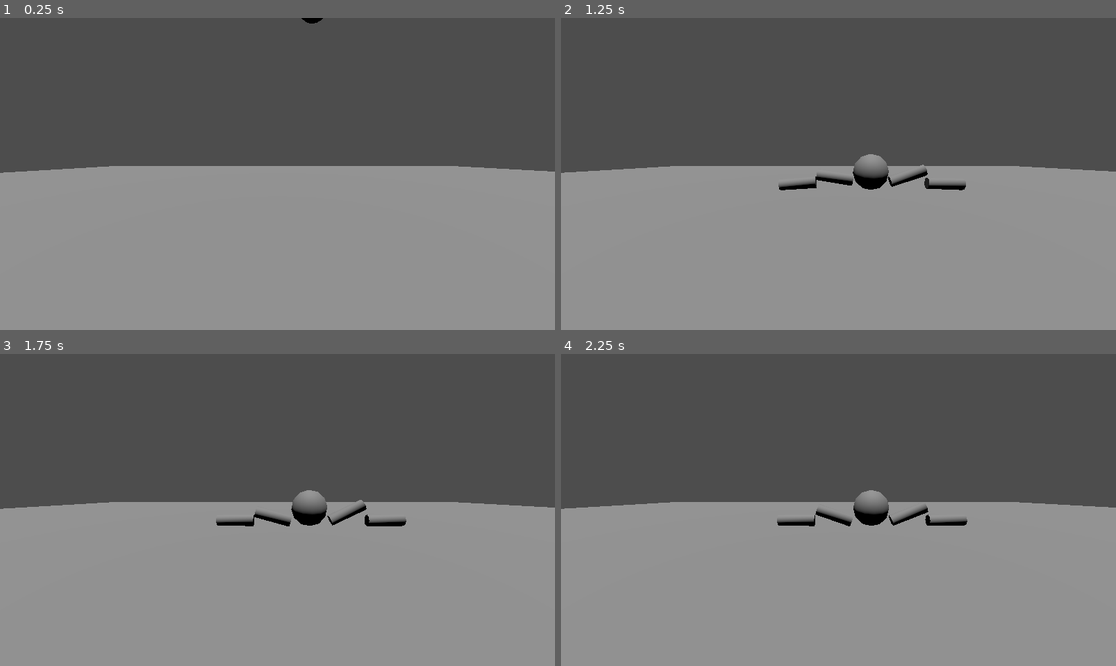
Above: before the commit, frames 1-4 (two rows, left to right).
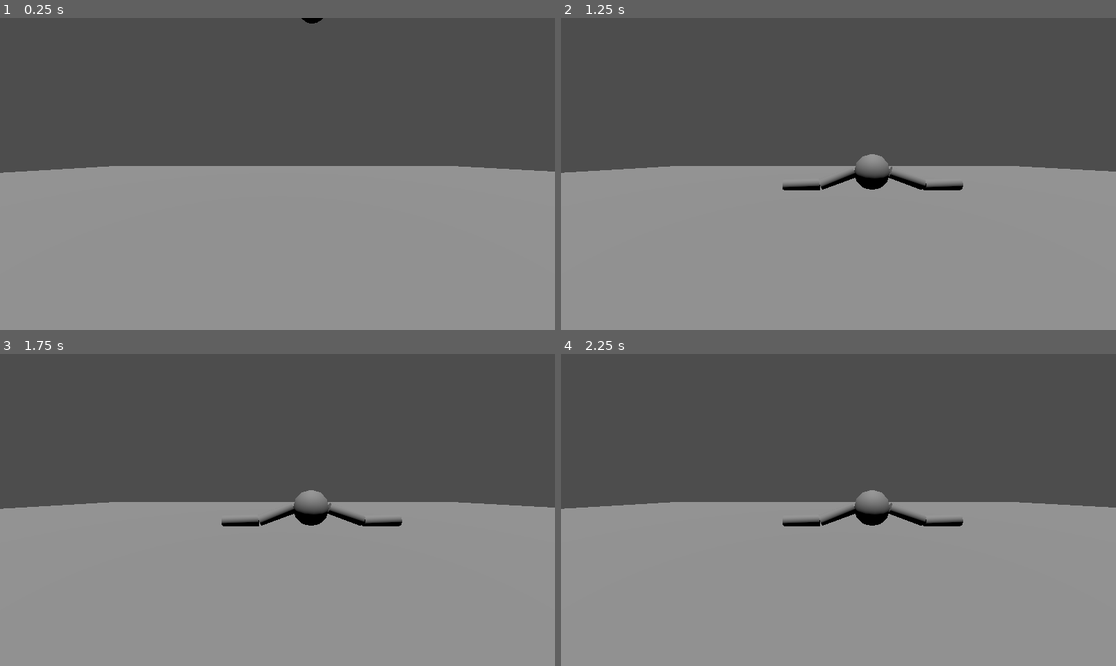
Above: after the commit, the same moments.

Repository: borbware/FGJ24
Game: Godot game, scene res://scenes/level_template.tscn
Same seed, same stepped clock (60 frames per second), same inputs: the game is played once before the commit and once after it.
Inputs:
- Up to frame 1 (0.25 s): no input
- Up to frame 2 (1.25 s): no input
- Up to frame 3 (1.75 s): no input
- Up to frame 4 (2.25 s): no input

Frame 1 is identical in both runs. In frame 2, 0.7% of the frame differs, in the area x 39-73%, y 43-56%; in frame 3, 0.7%; in frame 4, 0.7%.

Commit message:
something

Diff:
--- a/scenes/arm.tscn
+++ b/scenes/arm.tscn
@@ -5,12 +5,12 @@
 [node name="Arm1" type="Node3D"]
 
 [node name="Generic6DOFJoint3D2" type="ConeTwistJoint3D" parent="."]
-transform = Transform3D(1, 0, 0, 0, 1, 0, 0, 0, 1, 0.5, 0, 0)
+transform = Transform3D(1, 0, 0, 0, 1, 0, 0, 0, 1, 1.5, 0, 0)
 node_a = NodePath("../ArmBody2")
 node_b = NodePath("../ArmBody")
 
 [node name="Generic6DOFJoint3D" type="ConeTwistJoint3D" parent="."]
-transform = Transform3D(1, 0, 0, 0, 1, 0, 0, 0, 1, 1.5, 0, 0)
+transform = Transform3D(1, 0, 0, 0, 1, 0, 0, 0, 1, 0.5, 0, 0)
 node_b = NodePath("../ArmBody")
 
 [node name="ArmBody" parent="." instance=ExtResource("1_xqvm1")]
--- a/scenes/level_template.tscn
+++ b/scenes/level_template.tscn
@@ -16,6 +16,10 @@
 
 [node name="Player" parent="." instance=ExtResource("1_iqs33")]
 transform = Transform3D(1, 0, 0, 0, 1, 0, 0, 0, 1, 0, 5.7318, 0)
+rotation_strength = 1.0
+
+[node name="Arm2" parent="Player" index="1"]
+transform = Transform3D(-1, 1.50996e-07, 0, -1.50996e-07, -1, 0, 0, 0, 1, 0, 0, 0)
 
 [node name="StaticBody3D" type="StaticBody3D" parent="."]
 
@@ -33,3 +37,8 @@
 [node name="AudioStreamPlayer" type="AudioStreamPlayer" parent="."]
 stream = ExtResource("2_i0m2m")
 autoplay = true
+
+[editable path="Player"]
+[editable path="Player/Arm2"]
+[editable path="Player/Arm2/ArmBody"]
+[editable path="Player/Arm1"]
--- a/scenes/player_movement.gd
+++ b/scenes/player_movement.gd
@@ -1,16 +1,25 @@
 extends Node3D
 
+var arm1 = null
+var arm2 = null
+@export var rotation_strength: float
 
-# Called when the node enters the scene tree for the first time.
 func _ready():
+	arm1 = get_node("Arm1")
+	arm2 = get_node("Arm2")
 	pass # Replace with function body.
 
-
-# Called every frame. 'delta' is the elapsed time since the previous frame.
 func _process(delta):
 	var left_stick = Vector2(
 		Input.get_axis("left_stick_left", "left_stick_right"),
 		Input.get_axis("left_stick_up", "left_stick_down")
 	)
+	var right_stick = Vector2(
+		Input.get_axis("right_stick_left", "right_stick_right"),
+		Input.get_axis("right_stick_up", "right_stick_down")
+	)
+	print(rotation_strength)
 	if left_stick:
-		print(left_stick)
+		arm1.rotation = Vector3(0, left_stick.x, left_stick.y) * rotation_strength;
+	if right_stick:
+		arm1.rotation = Vector3(0, right_stick.x, right_stick.y) * rotation_strength;
